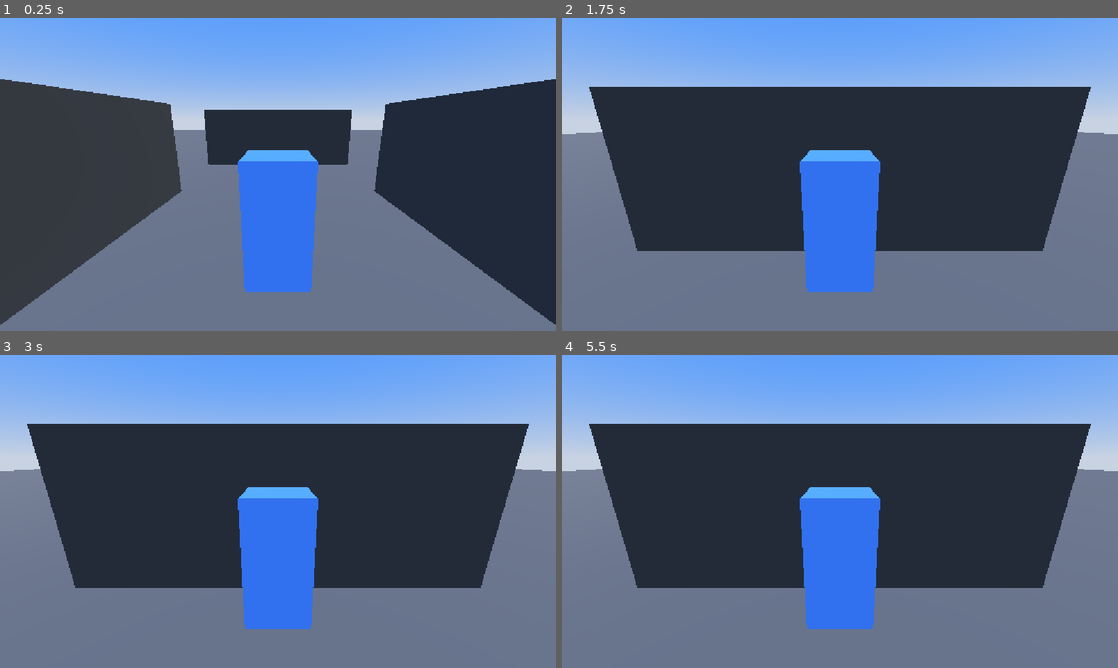
Above: before the commit, frames 1-4 (two rows, left to right).
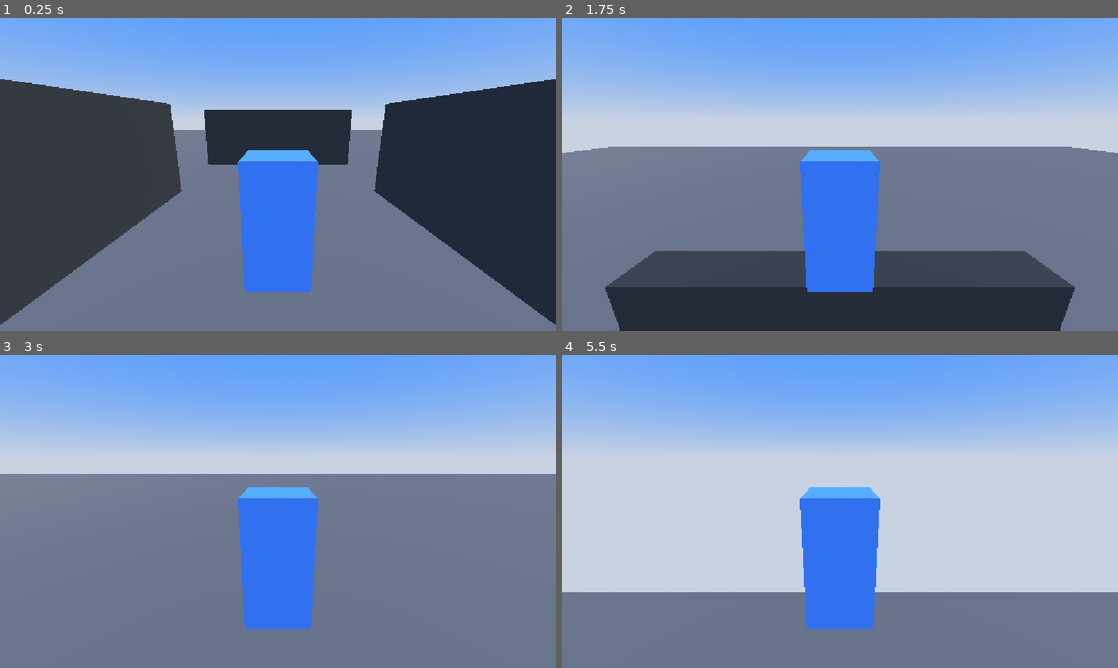
Above: after the commit, the same moments.

Repository: Skyvastern/example-third-person-controller
Game: Godot game, scene res://main/main.tscn
The game is run twice, just before and just after one commit, with the same random seed, the same clock (stepped at 60 frames per second) and the same inputs.
Inputs:
- Up to frame 1 (0.25 s): no input
- Up to frame 2 (1.75 s): tap Enter at 0.5 s; hold W (forward) from 0.53 s (still down); tap Space (jump) at 0.6, 0.77, 1.07, 1.52, 1.55 s; tap Shift (sprint) at 1.35 s
- Up to frame 3 (3 s): keep holding W (forward); tap Space (jump) at 1.82, 2.1 s; tap Shift (sprint) at 2.85 s
- Up to frame 4 (5.5 s): keep holding W (forward); tap Space (jump) at 3.02, 3.05, 3.32, 3.6, 3.77, 4.07, 4.52, 4.55, 4.82, 5.1 s; tap Shift (sprint) at 4.35 s

The runs differ from the first frame. In frame 1, less than 0.1% of the frame differs, in the area x 3-97%, y 21-95%; in frame 2, 58%, in the area x 0-100%, y 22-100%; in frame 3, 39%; in frame 4, 47%.

Commit message:
Add player jump and gravity

Diff:
--- a/main/player.gd
+++ b/main/player.gd
@@ -16,6 +16,16 @@
 
 
 func _physics_process(delta: float) -> void:
+	# Gravity and Jump
+	if is_on_floor():
+		velocity.y = 0
+
+		if Input.is_action_just_pressed("jump"):
+			velocity.y = jump_vel
+	else:
+		velocity.y -= gravity * delta
+
+	# Movement
 	var input_dir: Vector2 = Input.get_vector("left", "right", "forward", "backward")
 	var move_dir: Vector3 = cam.global_basis * Vector3(input_dir.x, 0, input_dir.y)
 	move_dir = move_dir.normalized()
